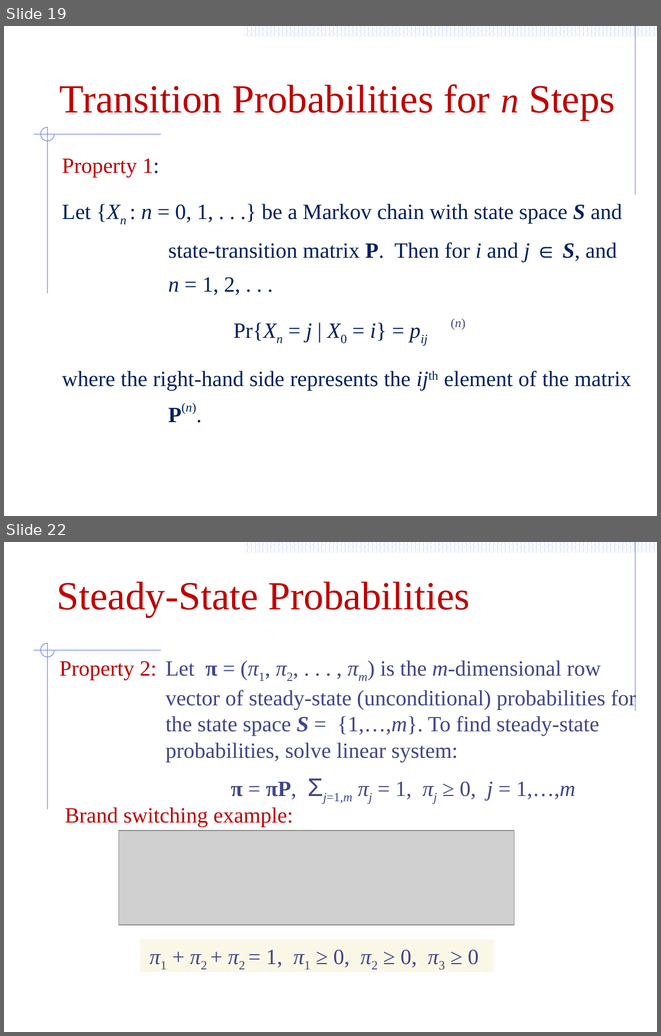
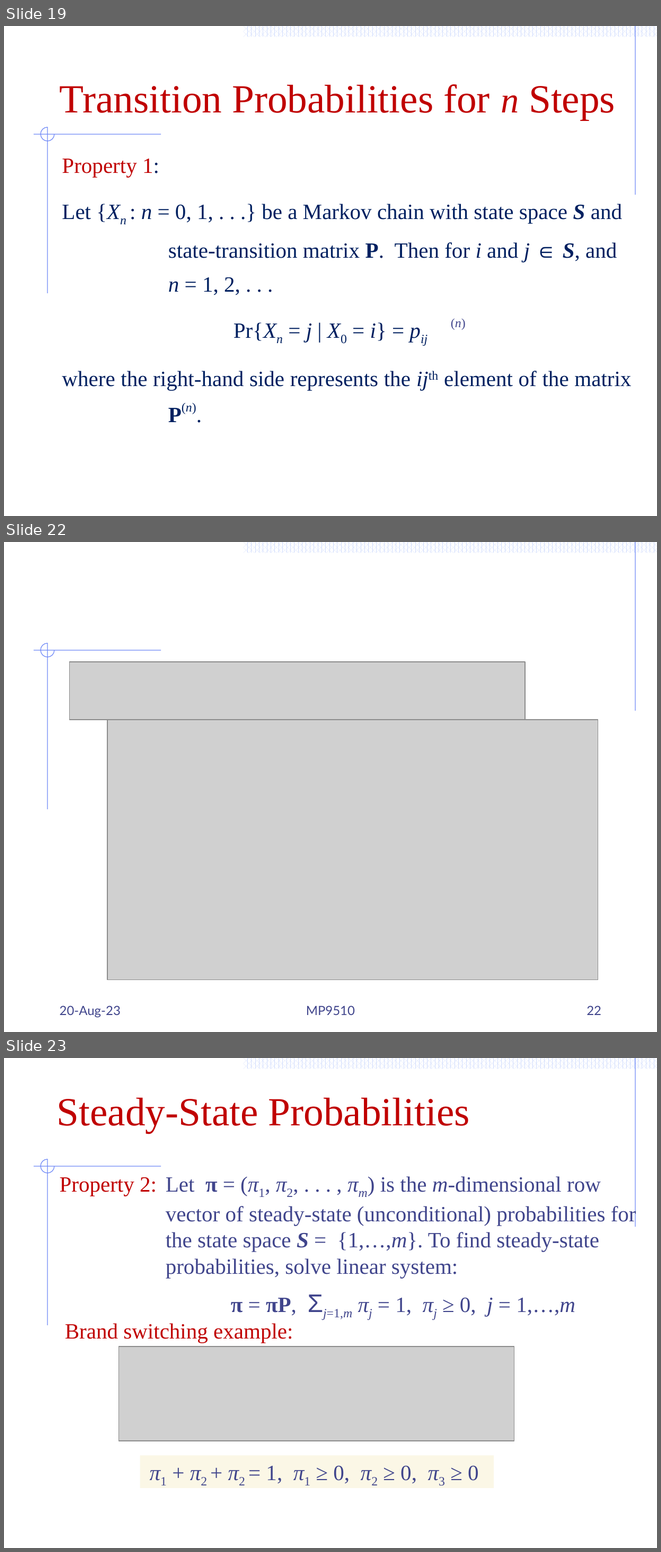
Before and after one commit to Mayooran1987/MC9510, a slide deck: Lect_3_Markov process.pptx. Shown one above the other, each under a label of ours: slides 19 and 22 before the commit, slides 19, 22 and 23 after it; the slides between them are not shown. The pictures are 661x1036 and 661x1552 pixels, drawn with LibreOffice and Linux fonts; fonts in the diff are those of the drawing; grey boxes stand for pictures. Boxes give left, top, right and bottom in pixels: in the first picture for what was removed or moved away, otherwise in the second. Text is boxed around its words. In the diff, an @@ line names an element or a change of style, - is before the commit and + after.

```diff
--- a/Lect_3_Markov process.pptx
+++ b/Lect_3_Markov process.pptx
@@ slide 22 added at (4,542,657,1032), background #FFFFFF; not listed: 56 template elements that a slide beside it also shows @@
@@ picture added at (69,661,525,720) @@
@@ picture added at (107,720,598,979) @@
@@ text added at (60,1005,121,1017), 14 pt, text #40458C @@
+20-Aug-23
@@ text added at (306,1005,355,1015), 14 pt, text #40458C @@
+MP9510
@@ page number added at (586,1005,601,1015), 14 pt, text #40458C @@
+22
@@ what was slide 22 is now slide 23 @@
```
Also in this commit, not shown: 26 slides changed, 5 other slides added, 1 other file.
